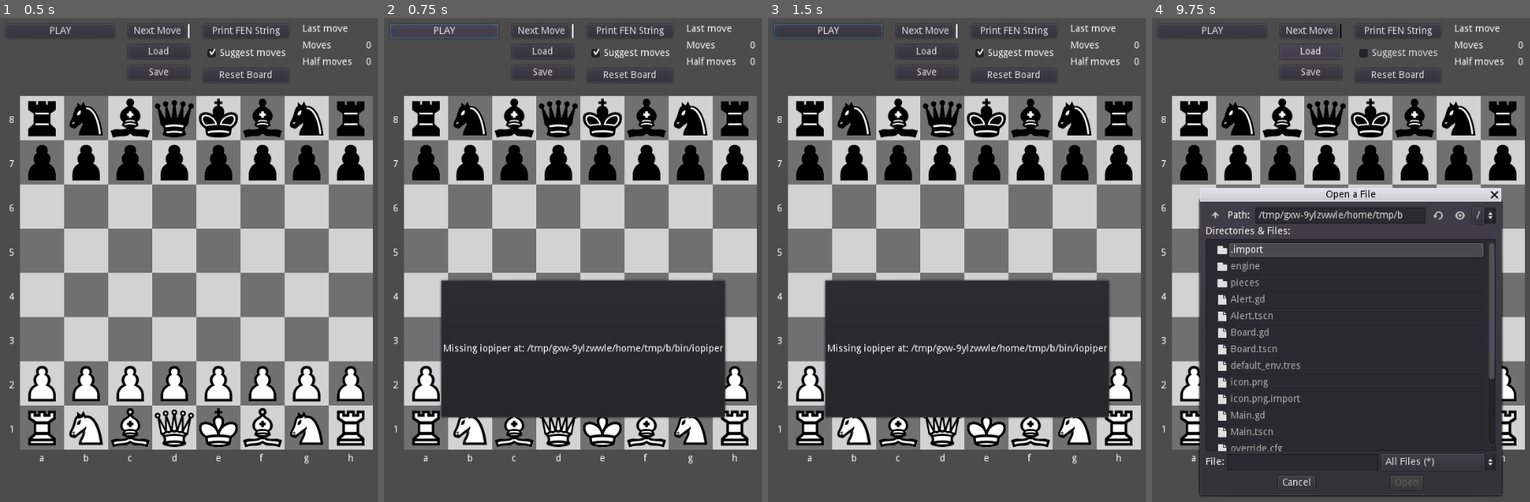
Above: before the commit, frames 1-4 (left to right).
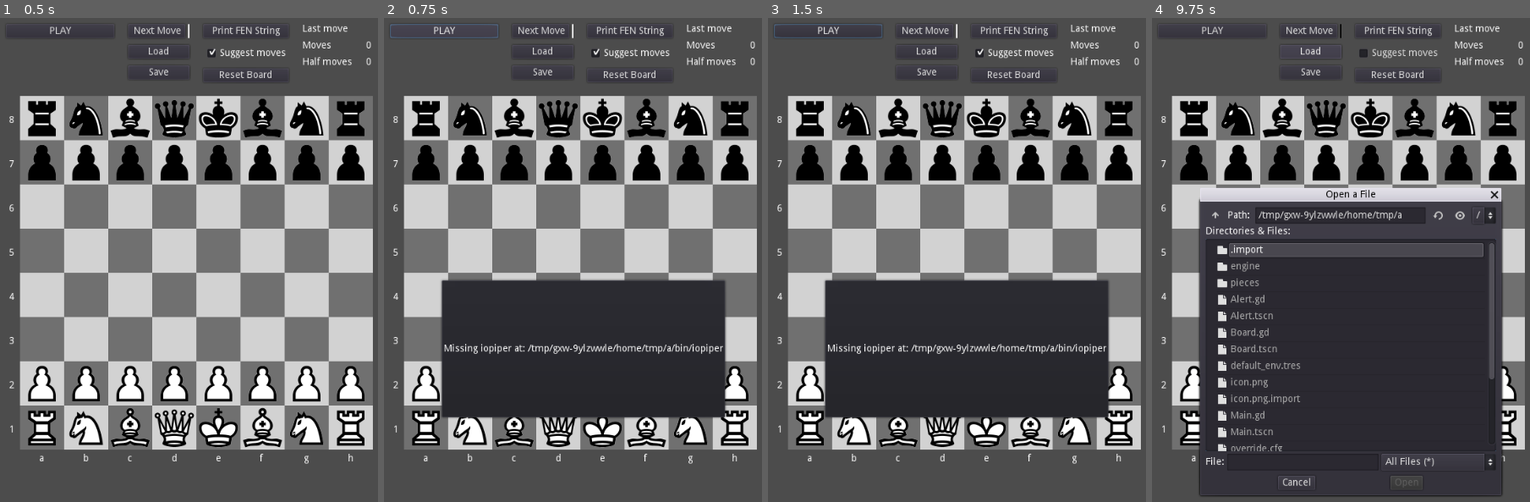
Above: after the commit, the same moments.

Repository: andrew-wilkes/godot-chess
Game: Godot game, scene res://Main.tscn
Two runs of this game, one before a commit and one after it. Both use one fixed random seed, a clock stepped at 60 frames per second and the inputs below.
Inputs:
- Up to frame 1 (0.5 s): no input
- Up to frame 2 (0.75 s): click "PLAY" at 0.5 s
- Up to frame 3 (1.5 s): click "PLAY" at 1.25 s
- Up to frame 4 (9.75 s): click "Next Move" at 2 s; click "Next Move" at 2.75 s; click "Print FEN String" at 3.5 s; click "Suggest moves" at 4.25 s; click "Print FEN String" at 5 s; click "Suggest moves" at 5.75 s; click "PLAY" at 6.5 s; click "Next Move" at 7.25 s; click "Print FEN String" at 8 s; click "Suggest moves" at 8.75 s; click "Load" at 9.5 s

Frame 1 is identical in both runs. In frame 2, 0.6% of the frame differs, in the area x 14-76%, y 54-81%; in frame 3, 0.2%; in frame 4, less than 0.1%.

Commit message:
Convert pgn move strings to long notation

Diff:
--- a/src/Board.gd
+++ b/src/Board.gd
@@ -43,7 +43,21 @@
 	#$HighlightTimer.start()
 	#highlight_square(highlighed_tiles[0])
 	print(pgn_to_long("a4", "W"))
+	print(pgn_to_long("h3", "W"))
 	print(pgn_to_long("axb3", "W"))
+	print(pgn_to_long("Nbxc3", "W"))
+	print(pgn_to_long("Nf3", "W"))
+	print(pgn_to_long("N1xc3", "W"))
+	print(pgn_to_long("O-O", "W"))
+	print(pgn_to_long("O-O-O", "W"))
+	print(pgn_to_long("O-O", "B"))
+	print(pgn_to_long("O-O-O", "B"))
+	print(pgn_to_long("a5", "B"))
+	print(pgn_to_long("h6", "B"))
+	print(pgn_to_long("axb6", "B"))
+	print(pgn_to_long("Nbxc6", "B"))
+	print(pgn_to_long("Nf6", "B"))
+	print(pgn_to_long("N8xc6", "B"))
 
 
 # convert grid position to move code e.g. 0,0 -> a8
@@ -66,7 +80,11 @@
 	return pos
 
 
+# The following code requires that the piece layout is in sync with the moves
+# If the user moves a piece, then the pgn move list should be wiped
+# The idea is to play back the moves of a game and take over at any point
 func pgn_to_long(pgn: String, side: String):
+	print(pgn, " ", side)
 	var m = ""
 	var ch = pgn[0]
 	# Pawn moves ignoring =Q in dxc1=Q
@@ -81,22 +99,74 @@
 			y = int(pgn[1])
 		m[1] = String(8 - find_pawn_in_col(ch, y, side))
 		return m
-	if side == "B":
-		ch = ch.to_lower()
-
-
+	# Castling
+	if pgn.begins_with("O-O-O"):
+		if side == "B":
+			return "e8b8"
+		else:
+			return "e1b1"
+	if pgn.begins_with("O-O"):
+		if side == "B":
+			return "e8g8"
+		else:
+			return "e1g1"
+	if pgn[1] == "x":
+		m = "??" + pgn.substr(2, 2) #Nxf6 ??f6
+	elif pgn[2] == "x":
+		m = pgn.substr(1, 4) #Nexf6 e?f6
+		if m[0].is_valid_integer(): # B1xd4 ?1d4
+			m[1] = m[0]
+			m[0] = char(97 + find_piece_in_row(m[0], ch, side))
+		else:
+			m[1] = String(8 - find_piece_in_col(m[0], ch, side))
+	else:
+		# Here we have the least amount of move information e.g. #Nf6
+		var dest = pgn.substr(1, 2)
+		m = find_piece_in_grid(ch, side, move_to_position(dest)) + dest
+	return m
+
+
+func find_piece_in_row(n, key, side):
+	var y = 8 - int(n)
+	for x in 8:
+		var i = get_grid_index(x, y)
+		if grid[i] != null and grid[i].key == key and grid[i].side == side:
+			return x
+	return -1
+
+
+func find_piece_in_col(ch, key, side):
+	var x = ord(ch) - 97
+	for y in 8:
+		var i = get_grid_index(x, y)
+		if grid[i] != null and grid[i].key == key and grid[i].side == side:
+			return y
+	return -1
+
+
+func find_piece_in_grid(key, side, pos: Vector2):
+	for i in 64:
+		var p = grid[i]
+		if p != null and p.key == key and p.side == side:
+			# See if piece can move to destination
+			p.new_pos = pos
+			if get_position_info(p, true, true).ok:
+				return position_to_move(p.pos)
+
+
+# Return -1 on error
 func find_pawn_in_col(ch, y, side):
 	var x = ord(ch) - 97
 	var dy = 1 if side == "W" else -1
 	y = 8 - y + dy
 	var i = get_grid_index(x, y)
-	if grid[i] != null and grid[i].key == "P":
-		return y
+	if grid[i] != null:
+		return y if grid[i].key == "P" else -1
 	else:
 		y += dy
 		i = get_grid_index(x, y)
-		if grid[i] != null and grid[i].key == "P":
-			return y
+		if grid[i] != null:
+			return y if grid[i].key == "P" else -1
 	return -1
 
 
@@ -479,13 +549,13 @@
 # Check if it is valid to move to the new position of a piece
 # Return true/false and null/piece that occupies the position plus
 # castling and passant flags to indicate to check for these situations
-func get_position_info(p: Piece, playing = true, offset_divisor = square_width):
+func get_position_info(p: Piece, playing = true, checking_new_pos = false, offset_divisor = square_width):
 	var castling = false
 	var passant = false
 	var x: int
 	var y: int
 	 # Set playing to false to allow manual movement of black pieces
-	if p.side == "B" and playing:
+	if p.side == "B" and playing or checking_new_pos:
 		x = int(p.new_pos.x - p.pos.x)
 		y = int(p.new_pos.y - p.pos.y)
 	else:
